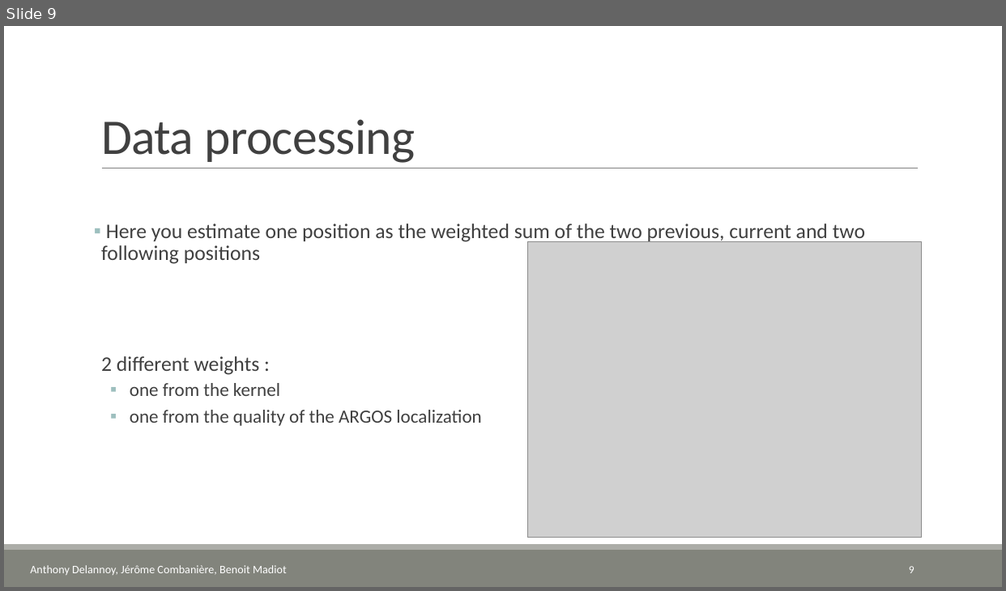
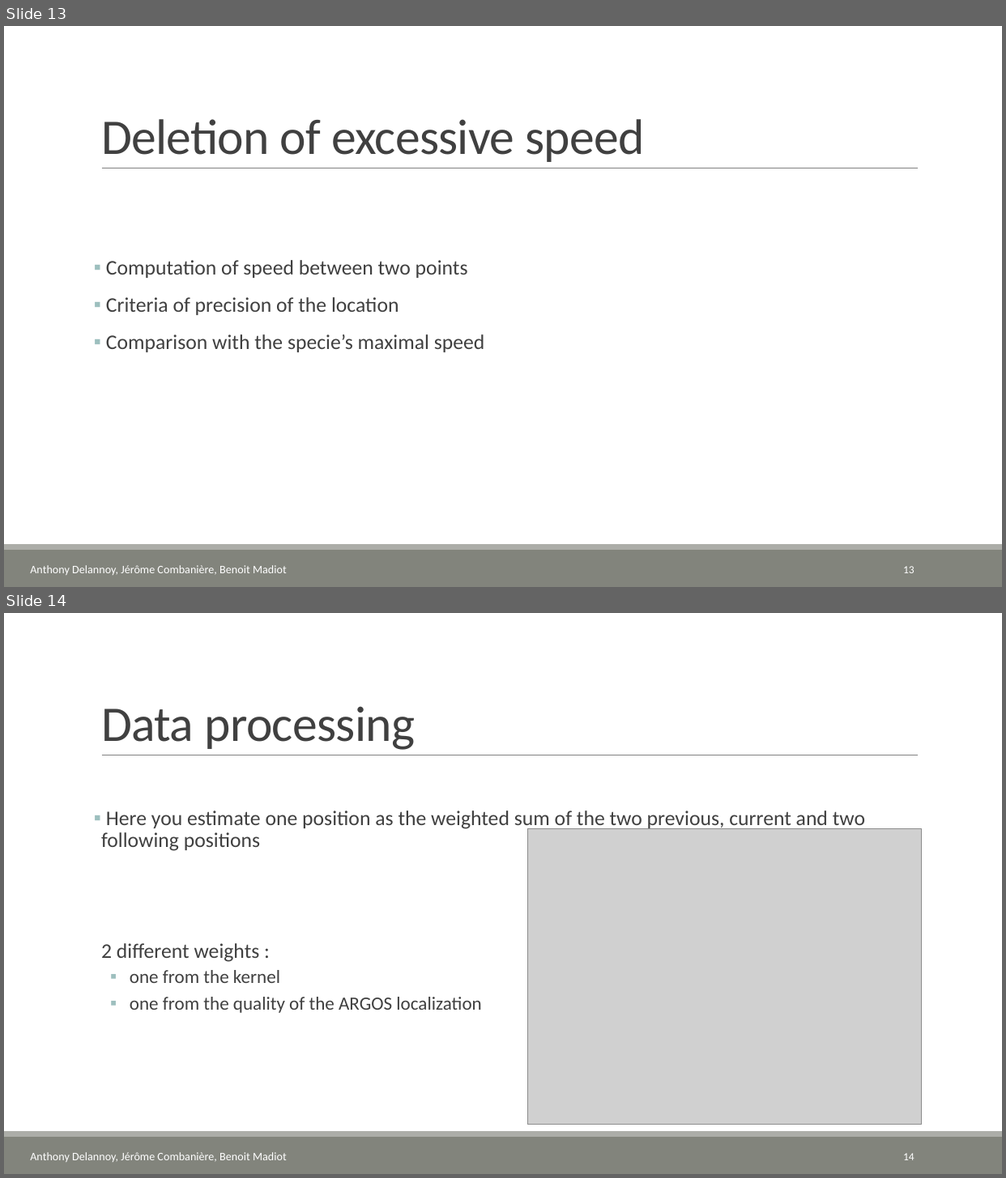
Before and after one commit to atbd/CLS, a slide deck: presentation/Presentation.pptx. Shown one above the other, each under a label of ours: slide 9 before the commit, slides 13 and 14 after it. The pictures are 1006x591 and 1006x1178 pixels, drawn with LibreOffice and Linux fonts; fonts in the diff are those of the drawing; grey boxes stand for pictures; background and template pictures are left out. Boxes give left, top, right and bottom in pixels: in the first picture for what was removed or moved away, otherwise in the second. Text is boxed around its words. In the diff, an @@ line names an element or a change of style, - is before the commit and + after.

```diff
--- a/presentation/Presentation.pptx
+++ b/presentation/Presentation.pptx
@@ slide 13 added at box(4, 26, 1002, 587), background #FFFFFF; not listed: 3 template elements that a slide beside it also shows @@
@@ title added at box(101, 119, 644, 162), 48 pt, text #404040 @@
+Deletion of excessive speed
@@ text added at box(106, 260, 485, 352), 20 pt, text #404040 @@
+▪ Computation of speed between two points
+▪ Criteria of precision of the location
+▪ Comparison with the specie’s maximal speed
@@ text added at box(30, 565, 287, 575), 11 pt, text #FFFFFF @@
+Anthony Delannoy, Jérôme Combanière, Benoit Madiot
@@ page number added at box(903, 566, 914, 574), 10.5 pt, text #FFFFFF @@
+13
@@ what was slide 9 is now slide 14 @@
@@ page number at box(903, 1153, 914, 1161): text changed @@
-9
+14
```
Also in this commit, not shown: 3 slides changed, 4 other slides added.
